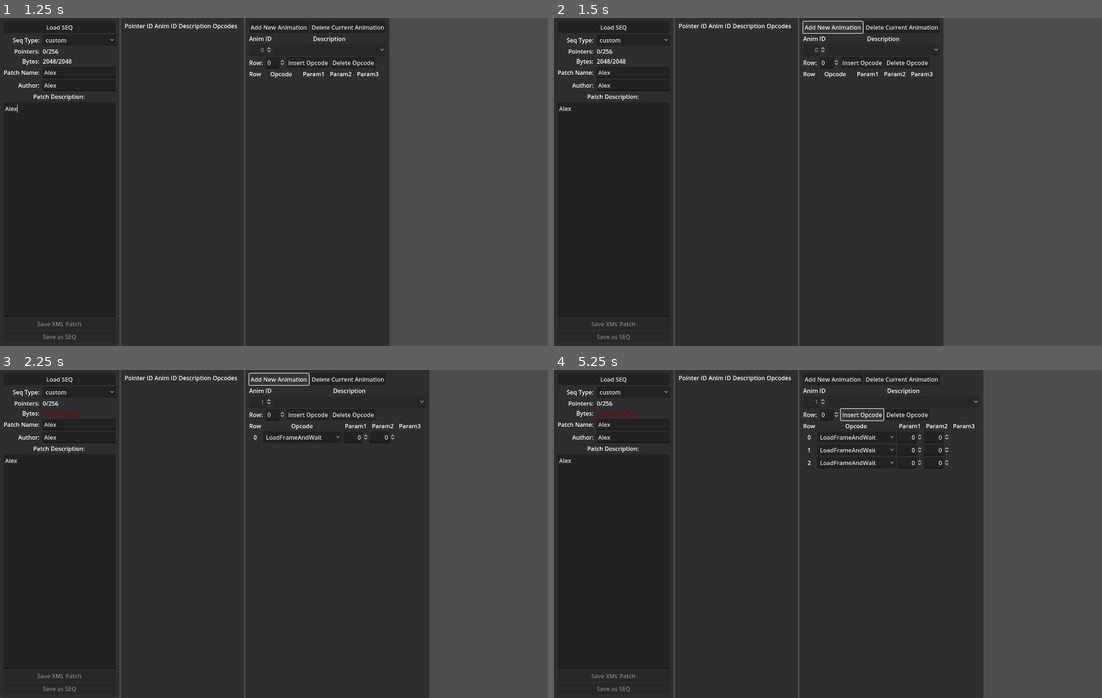
Above: before the commit, frames 1-4 (two rows, left to right).
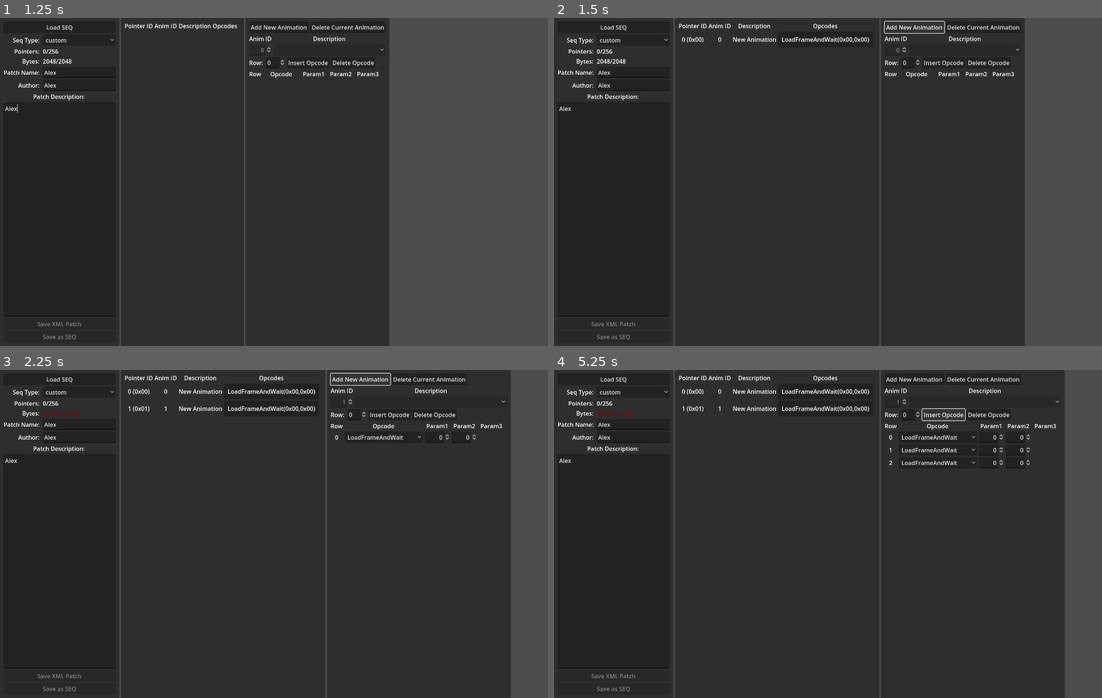
Above: after the commit, the same moments.

Repository: mrgudenheim/fftae
Game: Godot game, scene res://main.tscn
The game is run twice, just before and just after one commit, with the same random seed, the same clock (stepped at 60 frames per second) and the same inputs.
Inputs (mouse positions are in pixels of both pictures, inside the frame that each line leads up to):
- Up to frame 1 (1.25 s): click (76, 73) at 0.52 s; type "Alex" at 0.6 s; click (76, 83) at 0.75 s; type "Alex" at 0.83 s; click (60, 208) at 0.98 s; type "Alex" at 1.07 s
- Up to frame 2 (1.5 s): click "Add New Animation" at 1.25 s
- Up to frame 3 (2.25 s): click "Add New Animation" at 2 s
- Up to frame 4 (5.25 s): click "custom" at 2.75 s; click "Insert Opcode" at 3.5 s; click "custom" at 4.25 s; click "Insert Opcode" at 5 s

Frame 1 is identical in both runs. In frame 2, 16% of the frame differs, in the area x 23-86%, y 0-100%; in frame 3, 17%; in frame 4, 17%, in the area x 23-94%, y 0-100%.

Commit message:
fixed pointers not updated when animation deleted updated ui on animation added or deleted

Diff:
--- a/main.gd
+++ b/main.gd
@@ -285,6 +285,7 @@
 func _on_new_animation_pressed() -> void:
 	# create new sequence with initial opcode LoadFrameAndWait(0,0)
 	var new_seq: Sequence = Sequence.new()
+	new_seq.seq_name = "New Animation"
 	var initial_seq_part: SeqPart = SeqPart.new()
 	initial_seq_part.parameters.append(0)
 	initial_seq_part.parameters.append(0)
@@ -292,6 +293,7 @@
 	seq.sequences.append(new_seq)
 
 	seq.sequence_pointers.append(seq.sequences.size() - 1) # add pointer to the new sequence
+	populate_animation_list(animation_list_container, seq)
 
 	settings_ui.animation_id_spinbox.max_value = seq.sequences.size() - 1
 	settings_ui.animation_id_spinbox.value = seq.sequences.size() - 1
@@ -300,7 +302,9 @@
 func _on_delete_animation_pressed() -> void:
 	seq.sequences.remove_at(settings_ui.animation_id_spinbox.value)
 	settings_ui.animation_id_spinbox.max_value = seq.sequences.size() - 1
-	for pointer: int in seq.sequence_pointers:
-		if pointer >= settings_ui.animation_id_spinbox.max_value:
-			pointer = 0
+	for pointer_index: int in seq.sequence_pointers.size():
+		if seq.sequence_pointers[pointer_index] >= settings_ui.animation_id_spinbox.max_value:
+			seq.sequence_pointers[pointer_index] = 0
+	populate_animation_list(animation_list_container, seq)
+	settings_ui.update_animation_description_options(seq)
 	populate_opcode_list(opcode_list_container, settings_ui.animation_id_spinbox.value)
--- a/src/settings_ui.gd
+++ b/src/settings_ui.gd
@@ -109,6 +109,10 @@
 	animation_id_spinbox.max_value = seq.sequences.size() - 1
 	animation_id_spinbox.editable = true
 
+	update_animation_description_options(seq)
+
+
+func update_animation_description_options(seq: Seq) -> void:
 	animation_name_options.clear()
 	if seq.sequences.size() == 0:
 		animation_name_options.select(-1)
